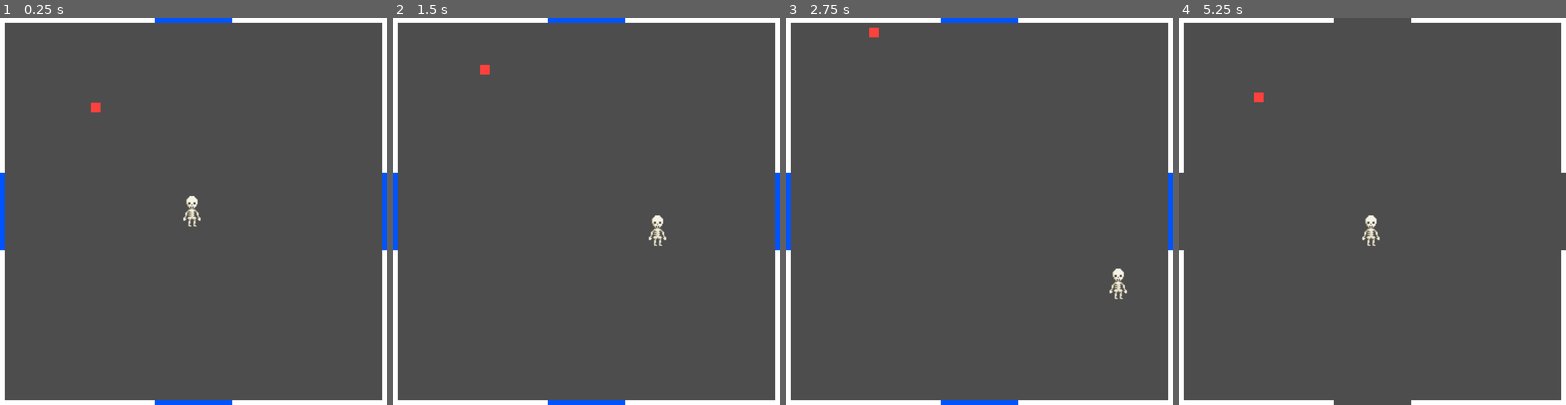
Above: before the commit, frames 1-4 (left to right).
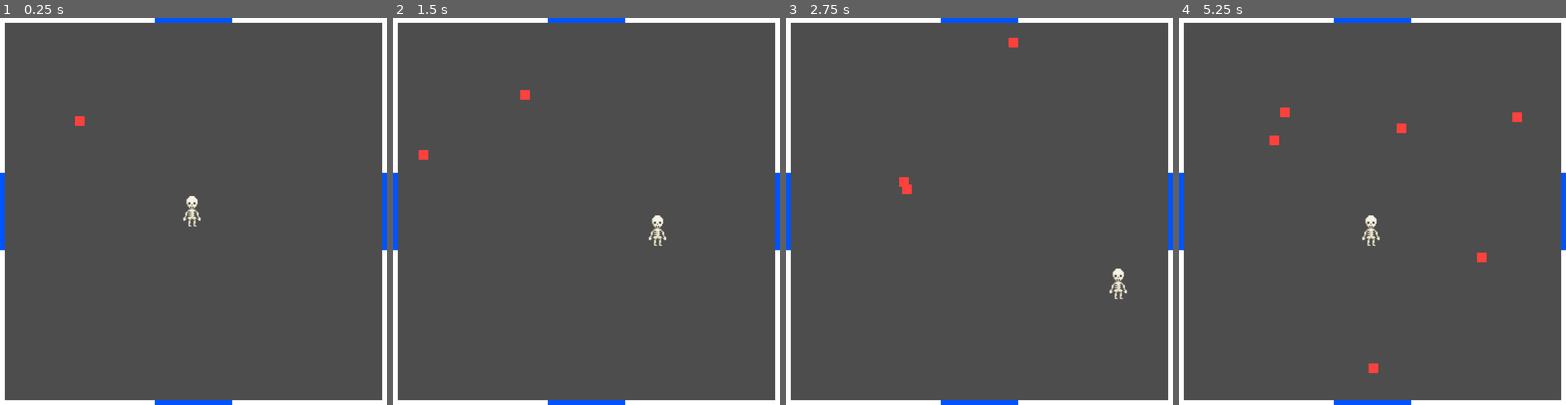
Above: after the commit, the same moments.

Repository: secretly2midgets/frenjam_2025
Game: Godot game, scene res://levels/test_level.tscn
Same seed, same stepped clock (60 frames per second), same inputs: the game is played once before the commit and once after it.
Inputs:
- Up to frame 1 (0.25 s): no input
- Up to frame 2 (1.5 s): hold D (move_right) 0.53-1.28 s; hold S (move_down) from 1.28 s (still down)
- Up to frame 3 (2.75 s): release S (move_down) at 2.03 s; hold D (move_right) from 2.03 s (still down)
- Up to frame 4 (5.25 s): release D (move_right) at 2.78 s; hold W (move_up) 2.78-3.53 s; hold A (move_left) 3.53-5.03 s; hold S (move_down) from 5.03 s (still down)

The runs differ from the first frame. In frame 1, 0.1% of the frame differs, in the area x 19-26%, y 21-28%; in frame 2, 0.2%; in frame 3, 0.2%; in frame 4, 1.4%, in the area x 0-100%, y 0-100%.

Commit message:
Added enemy spawn

Diff:
--- a/levels/test_level.gd
+++ b/levels/test_level.gd
@@ -2,12 +2,19 @@
 
 signal level_complete
 var start_time: float
+var last_enemy: float
+var Enemy = preload("res://mobs/enemies/default_enemy.tscn")
 
 func _ready() -> void:
 	start_time = Time.get_unix_time_from_system()
+	last_enemy = 0.0
 
 func _process(delta: float) -> void:
 	var now_time: float = Time.get_unix_time_from_system()
 
-	if now_time - start_time > 5:
+	if now_time - start_time > 50:
 		level_complete.emit()
+	elif now_time - last_enemy > 1.0:
+		var e = Enemy.instantiate()
+		add_child(e)
+		last_enemy = now_time
--- a/levels/test_level.tscn
+++ b/levels/test_level.tscn
@@ -1,9 +1,8 @@
-[gd_scene load_steps=5 format=3 uid="uid://1asavwjf8iqe"]
+[gd_scene load_steps=4 format=3 uid="uid://1asavwjf8iqe"]
 
 [ext_resource type="PackedScene" uid="uid://cyki6g1y775vl" path="res://mobs/player/player.tscn" id="1_46lwt"]
 [ext_resource type="Script" uid="uid://damva8cs6qhbt" path="res://levels/test_level.gd" id="1_gmgay"]
 [ext_resource type="PackedScene" uid="uid://4sksn32cf6y6" path="res://objects/wall.tscn" id="2_x25rp"]
-[ext_resource type="PackedScene" uid="uid://bwwhocnkph8ba" path="res://mobs/enemies/default_enemy.tscn" id="4_w7r7j"]
 
 [node name="test_level" type="Node2D"]
 script = ExtResource("1_gmgay")
@@ -84,9 +83,6 @@
 rotation = 1.5708
 scale = Vector2(1, 0.4)
 
-[node name="default_enemy" parent="." instance=ExtResource("4_w7r7j")]
-position = Vector2(200, 200)
-
 [connection signal="level_complete" from="." to="walls/right/gate" method="_on_level_end"]
 [connection signal="level_complete" from="." to="walls/left/gate" method="_on_level_end"]
 [connection signal="level_complete" from="." to="walls/top/gate" method="_on_level_end"]
--- a/mobs/enemies/default_enemy.gd
+++ b/mobs/enemies/default_enemy.gd
@@ -11,6 +11,7 @@
 var direction: Vector2
 
 func _ready() -> void:
+	position = Vector2(200.0, 200.0)
 	direction = Vector2(randf_range(-1.0, 1.0), randf_range(-1.0, 1.0))
 
 func _physics_process(delta: float) -> void:
